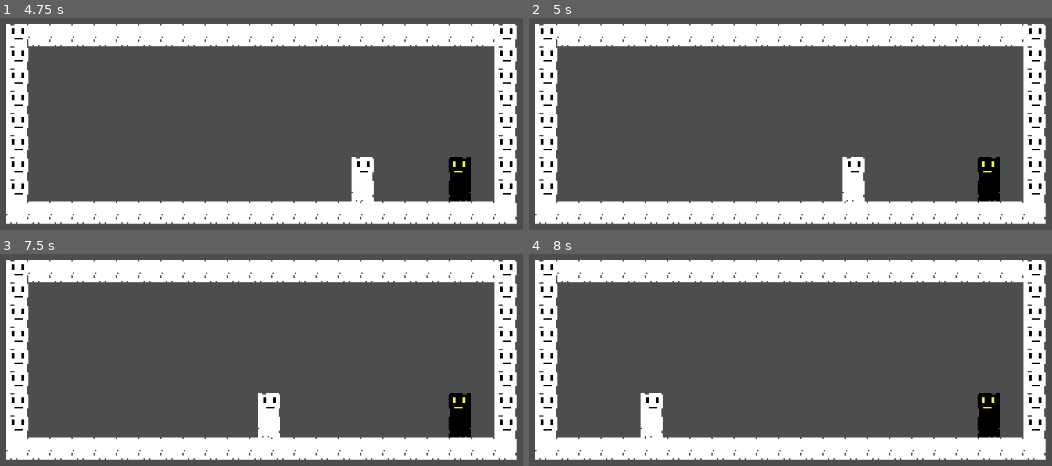
Above: before the commit, frames 1-4 (two rows, left to right).
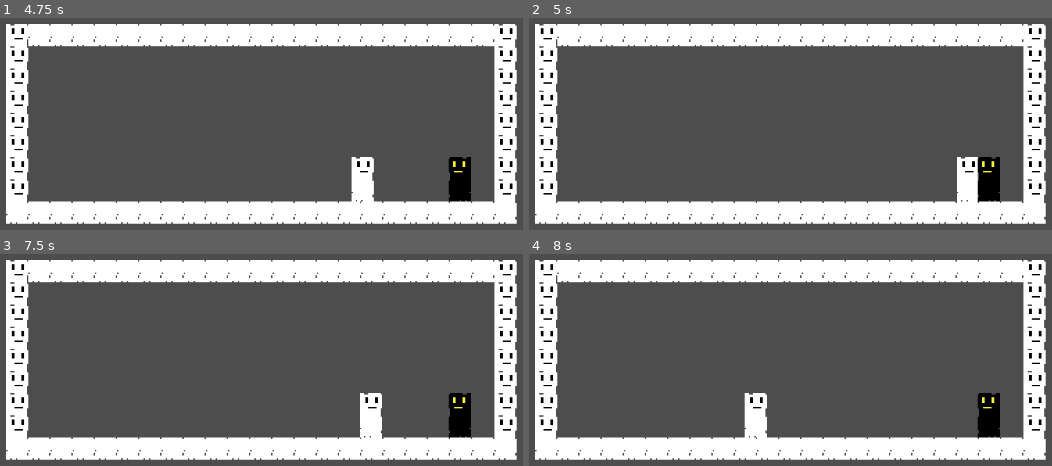
Above: after the commit, the same moments.

Repository: ZiyadAziz/Risky-Slice
Game: Godot game, scene res://scenes/game.tscn
Two runs of this game, one before a commit and one after it. Both use one fixed random seed, a clock stepped at 60 frames per second and the inputs below.
Inputs (mouse positions are in pixels of both pictures, inside the frame that each line leads up to):
- Up to frame 1 (4.75 s): tap Enter at 0.5 s; move the mouse to (449, 179) at 0.52 s; hold D (move_forward_singleplayer) 0.53-2.03 s; click (449, 179) at 0.6 s; move the mouse to (115, 223) at 1.27 s; click (115, 223) at 1.55 s; tap Space (feint_singleplayer) at 2, 2.85 s; move the mouse to (350, 102) at 2.02 s; hold A (block_and_move_backwards_singleplayer) 2.03-2.78 s; click (350, 102) at 2.1 s; tap D (move_forward_singleplayer) at 2.3, 4.52 s; move the mouse to (outside the picture) at 2.77 s; hold D (move_forward_singleplayer) 2.78-4.28 s; click (outside the picture) at 3.05 s; move the mouse to (outside the picture) at 3.52 s; right-click (outside the picture) at 3.6 s; move the mouse to (31, 134) at 4.27 s; hold A (block_and_move_backwards_singleplayer) from 4.28 s (still down); click (31, 134) at 4.35 s
- Up to frame 2 (5 s): keep holding A (block_and_move_backwards_singleplayer); tap D (move_forward_singleplayer) at 4.82 s
- Up to frame 3 (7.5 s): move the mouse to (313, 438) at 5.02 s; release A (block_and_move_backwards_singleplayer) at 5.03 s; hold D (move_forward_singleplayer) 5.03-5.78 s; tap Enter at 5.75 s; move the mouse to (151, 326) at 5.77 s; hold A (block_and_move_backwards_singleplayer) 5.78-7.28 s; click (151, 326) at 5.85 s; tap D (move_forward_singleplayer) at 6.02, 6.32, 6.77, 6.8, 7.07 s; move the mouse to (449, 415) at 6.52 s; tap Space (feint_singleplayer) at 6.6 s; move the mouse to (115, 459) at 7.27 s; hold D (move_forward_singleplayer) from 7.28 s (still down); right-click (115, 459) at 7.35 s
- Up to frame 4 (8 s): keep holding D (move_forward_singleplayer); click (644, 459) at 7.55 s

Frame 1 is identical in both runs. In frame 2, 1.7% of the frame differs, in the area x 59-86%, y 65-87%; in frame 3, 1.7%; in frame 4, 1.8%, in the area x 21-46%, y 65-87%.

Commit message:
Added Dashing mechanics

Diff:
--- a/scenes/temp_enemy.tscn
+++ b/scenes/temp_enemy.tscn
@@ -24,6 +24,9 @@
 [sub_resource type="CapsuleShape2D" id="CapsuleShape2D_xq7ou"]
 radius = 8.0
 
+[sub_resource type="RectangleShape2D" id="RectangleShape2D_2wt5d"]
+size = Vector2(26, 10)
+
 [node name="temp_enemy" type="CharacterBody2D"]
 script = ExtResource("1_2wt5d")
 
@@ -39,4 +42,12 @@
 [node name="CollisionShape2D" type="CollisionShape2D" parent="Hurtbox"]
 shape = SubResource("CapsuleShape2D_xq7ou")
 
+[node name="ParryArea" type="Area2D" parent="."]
+
+[node name="CollisionShape2D" type="CollisionShape2D" parent="ParryArea"]
+position = Vector2(-22, 0)
+shape = SubResource("RectangleShape2D_2wt5d")
+
 [connection signal="area_entered" from="Hurtbox" to="." method="_on_hurtbox_area_entered"]
+[connection signal="area_entered" from="ParryArea" to="." method="_on_parry_area_area_entered"]
+[connection signal="body_entered" from="ParryArea" to="." method="_on_parry_area_body_entered"]
--- a/scripts/temp_enemy.gd
+++ b/scripts/temp_enemy.gd
@@ -13,4 +13,6 @@
 		GameManager.reset_round()
 		print(GameManager.p1_score)
 
-	pass # Replace with function body.
+
+func _on_parry_area_area_entered(area: Area2D) -> void:
+	print("parried")
--- a/scripts/temp_player.gd
+++ b/scripts/temp_player.gd
@@ -2,18 +2,28 @@
 
 const SPEED = 300.0
 
+#Need to fiddle with these numbers to get the dodge to feel good
+const DODGE_SPEED = 700.0 #Can think of this as how fast the dodge happens
+const DODGE_TIME = 0.2 #Can think of this as the distance of the dodge
+const DOUBLE_TAP_TIME = 0.3 #Can think of this as how quick the player needs to double tap to actually dodge
+
+#These dont need to be edited
+var dodge_timer := 0.0
+var is_dodging := false
+var dodge_direction := 0
+var last_tap_time_left := -1.0
+var last_tap_time_right := -1.0
+
 func _physics_process(delta: float) -> void:
-	# Add the gravity.
+	# Gravity
 	if not is_on_floor():
 		velocity += get_gravity() * delta
 
+	# Attack
 	if Input.is_action_just_pressed("attack_singleplayer"): #Need to add a timer or something so that the player has to wait for the animation to end before attacking again
 		$AttackArea/CollisionShape2D.disabled = false
-		#print("attacking")
 		await get_tree().create_timer(0.5).timeout #this probs shouldnt be the solution, I'd want to tie the timer to the attack animation when I make one
-		#print("attacking")
 		$AttackArea/CollisionShape2D.disabled = true
-
 
 	#this should have a similar hitbox system as the attack,
 	#but instead of looking for a player hitbox it would look for the attack hitbox, so im gonna have to do funny layer stuff i think
@@ -24,13 +34,43 @@
 	if Input.is_action_just_pressed("feint_singleplayer"):
 		print("feint")
 
-	#Moving left and right
-	var direction := Input.get_axis("block_and_move_backwards_singleplayer", "move_forward_singleplayer")
-	if direction > 0: #move forwards
-		velocity.x = direction * SPEED
-	elif direction < 0: #move backwards, currently moving backwards makes you move slower, but also would likely need to add blocking feature here
-		velocity.x = (direction * SPEED) / 2
+	# Handle dodge logic
+	if is_dodging:
+		dodge_timer -= delta
+		velocity.x = dodge_direction * DODGE_SPEED
+		if dodge_timer <= 0:
+			is_dodging = false
 	else:
-		velocity.x = move_toward(velocity.x, 0, SPEED)
+		var direction := Input.get_axis("block_and_move_backwards_singleplayer", "move_forward_singleplayer")
+
+		# Detect double-tap for dodge
+		var current_time := Time.get_ticks_msec() / 1000.0
+
+		#moving right
+		if Input.is_action_just_pressed("move_forward_singleplayer"):
+			if current_time - last_tap_time_right < DOUBLE_TAP_TIME:
+				start_dodge(1)
+			last_tap_time_right = current_time
+
+		#moving left
+		elif Input.is_action_just_pressed("block_and_move_backwards_singleplayer"):
+			if current_time - last_tap_time_left < DOUBLE_TAP_TIME:
+				start_dodge(-1)
+			last_tap_time_left = current_time
+
+		# Normal movement if not dodging
+		if direction > 0:
+			velocity.x = direction * SPEED
+		elif direction < 0: #move backwards, currently moving backwards makes you move slower, but also would likely need to add blocking feature here
+			velocity.x = (direction * SPEED) / 2
+		else:
+			velocity.x = move_toward(velocity.x, 0, SPEED)
 
 	move_and_slide()
+
+
+func start_dodge(dir: int) -> void:
+	is_dodging = true
+	dodge_timer = DODGE_TIME
+	dodge_direction = dir
+	print("Dodging in direction:", dir)
Not shown: 1 places in scenes/temp_enemy.tscn that only renumber resources
